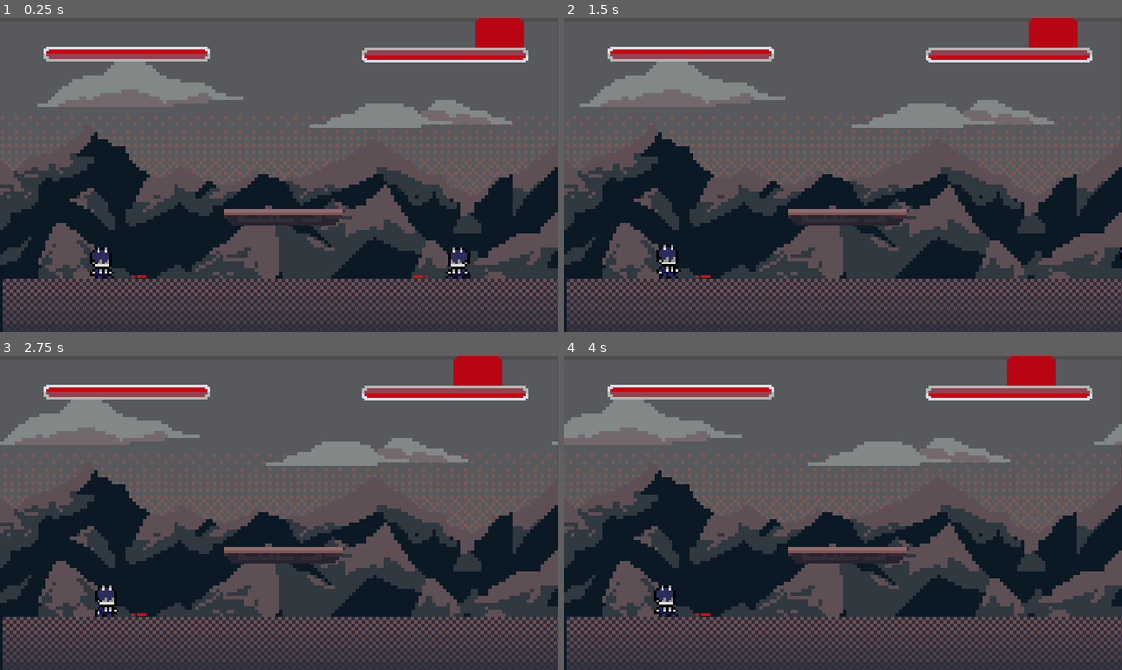
Above: before the commit, frames 1-4 (two rows, left to right).
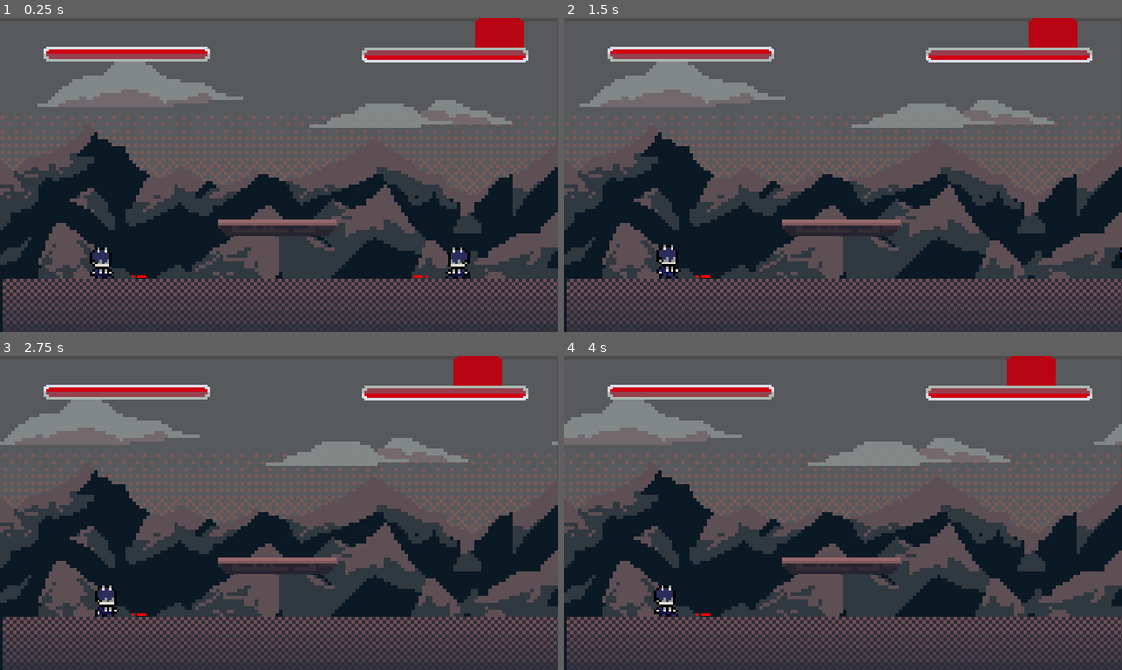
Above: after the commit, the same moments.

Repository: lucasmcclean/project-foxtrot-black-trigger-watchtower-omega
Game: Godot game, scene res://main.tscn
The game is run twice, just before and just after one commit, with the same random seed, the same clock (stepped at 60 frames per second) and the same inputs.
Inputs:
- Up to frame 1 (0.25 s): no input
- Up to frame 2 (1.5 s): hold D (move_right) 0.53-1.28 s; tap S (crouch) at 0.6 s; tap W (jump) at 0.77 s; hold Insert (move_down) from 1.28 s (still down); tap Space (flash_step) at 1.35 s
- Up to frame 3 (2.75 s): tap W (jump) at 1.52 s; release Insert (move_down) at 2.03 s; hold D (move_right) from 2.03 s (still down); tap E (kick) at 2.1 s
- Up to frame 4 (4 s): release D (move_right) at 2.78 s; hold Page Up (move_up) 2.78-3.53 s; tap Q (punch) at 2.85 s; tap W (jump) at 3.02, 3.77 s; hold A (move_left) from 3.53 s (still down); tap S (crouch) at 3.6 s

The runs differ from the first frame. In frame 1, 1.5% of the frame differs, in the area x 39-62%, y 60-70%; in frame 2, 1.5%; in frame 3, 1.5%; in frame 4, 1.5%.

Commit message:
Removed other 2 platforms, too complex for EEG

Diff:
--- a/project-foxtrot-black-trigger-watchtower-omega/main.tscn
+++ b/project-foxtrot-black-trigger-watchtower-omega/main.tscn
@@ -153,26 +153,13 @@
 script = ExtResource("4_lquwl")
 
 [node name="Platform" type="StaticBody2D" parent="."]
+position = Vector2(0, -17)
 
 [node name="CollisionShape2D" type="CollisionShape2D" parent="Platform"]
-position = Vector2(2, 49)
+position = Vector2(0, 78)
 shape = SubResource("RectangleShape2D_272bh")
 one_way_collision = true
 
 [node name="Sprite2D" type="Sprite2D" parent="Platform"]
-position = Vector2(9, 70)
+position = Vector2(2, 99)
 texture = ExtResource("16_2cqfq")
-
-[node name="Platform2" type="StaticBody2D" parent="."]
-
-[node name="CollisionShape2D" type="CollisionShape2D" parent="Platform2"]
-position = Vector2(-129, -38)
-shape = SubResource("RectangleShape2D_272bh")
-one_way_collision = true
-
-[node name="Platform3" type="StaticBody2D" parent="."]
-
-[node name="CollisionShape2D" type="CollisionShape2D" parent="Platform3"]
-position = Vector2(150, -106)
-shape = SubResource("RectangleShape2D_272bh")
-one_way_collision = true
